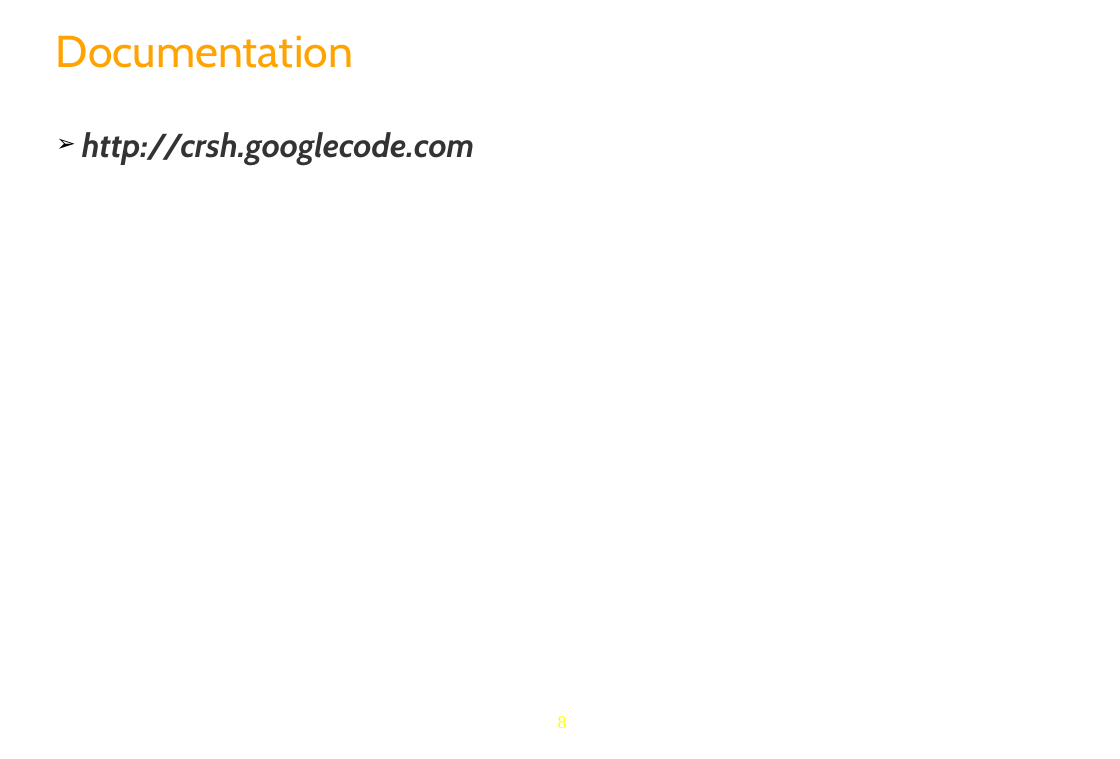
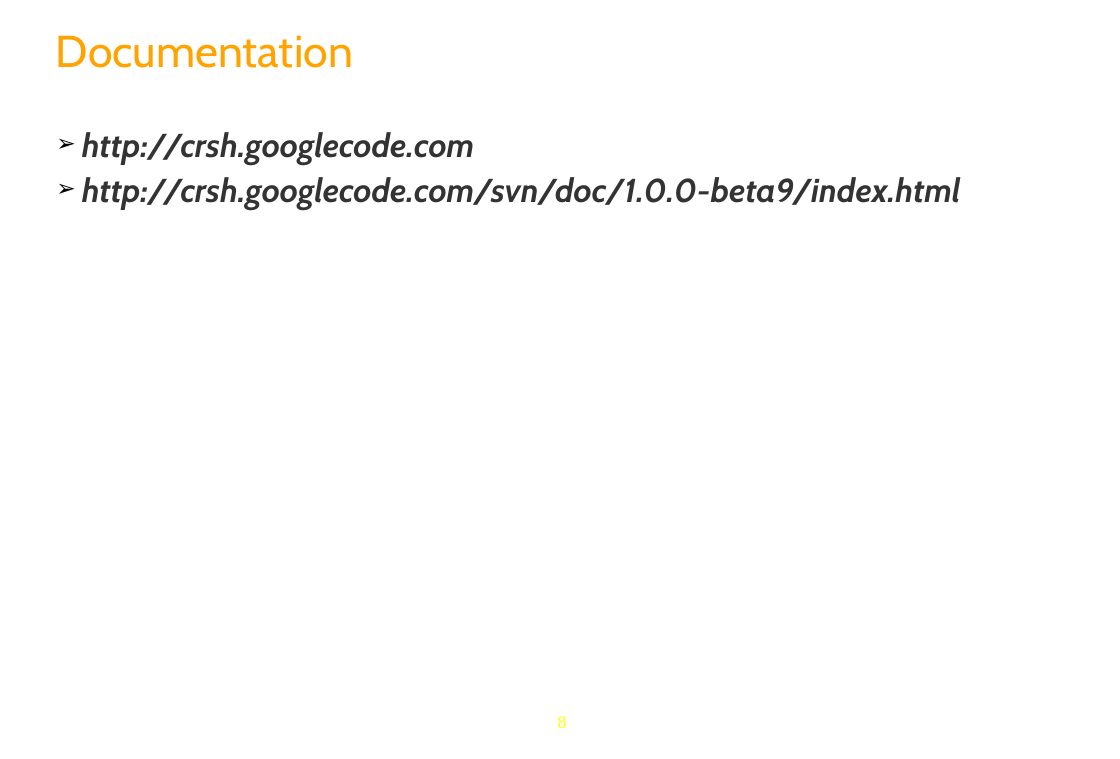
Before and after one commit to anhvurz90/training, a slide deck: slide 8 of slides/exo-developer/en/260-CRaSH-XDev-en.pptx. Drawn at 1120x759 pixels with LibreOffice and Linux fonts; fonts in the diff are those of the drawing; background and template pictures are left out. Boxes give left, top, right and bottom in pixels: in the first picture for what was removed or moved away, otherwise in the second. Text is boxed around its words. In the diff, an @@ line names an element or a change of style, - is before the commit and + after.

Commit message:
CraTRCRT-18 Crash, Chromattic update

```diff
--- a/slides/exo-developer/en/260-CRaSH-XDev-en.pptx
+++ b/slides/exo-developer/en/260-CRaSH-XDev-en.pptx
@@ text at [82, 177, 961, 210]: paragraph added @@
+➢ http://crsh.googlecode.com/svn/doc/1.0.0-beta9/index.html
```
